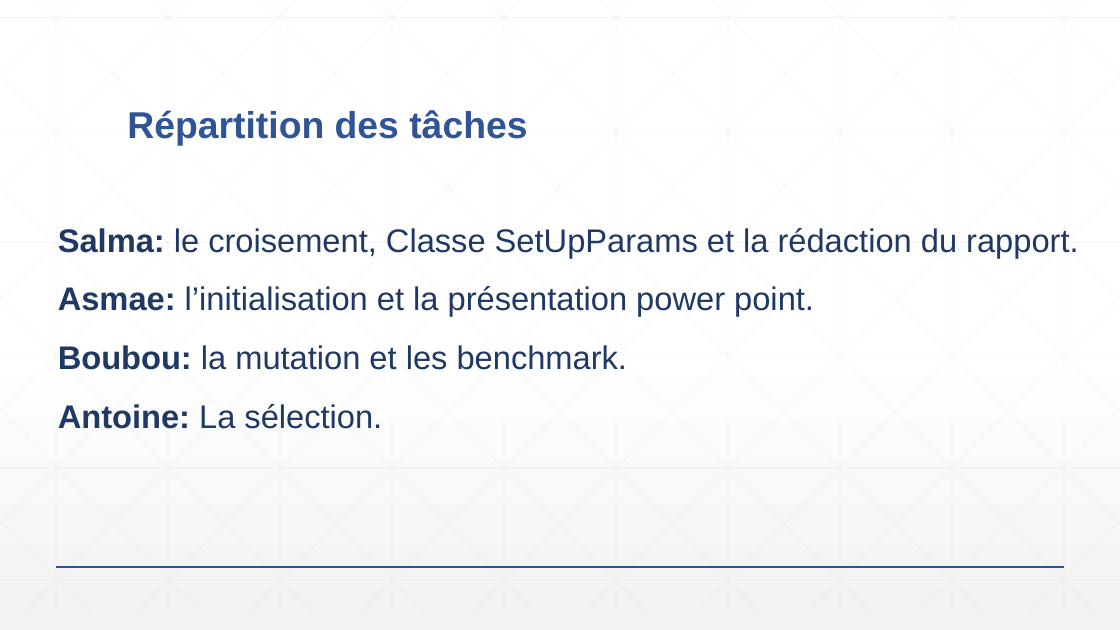
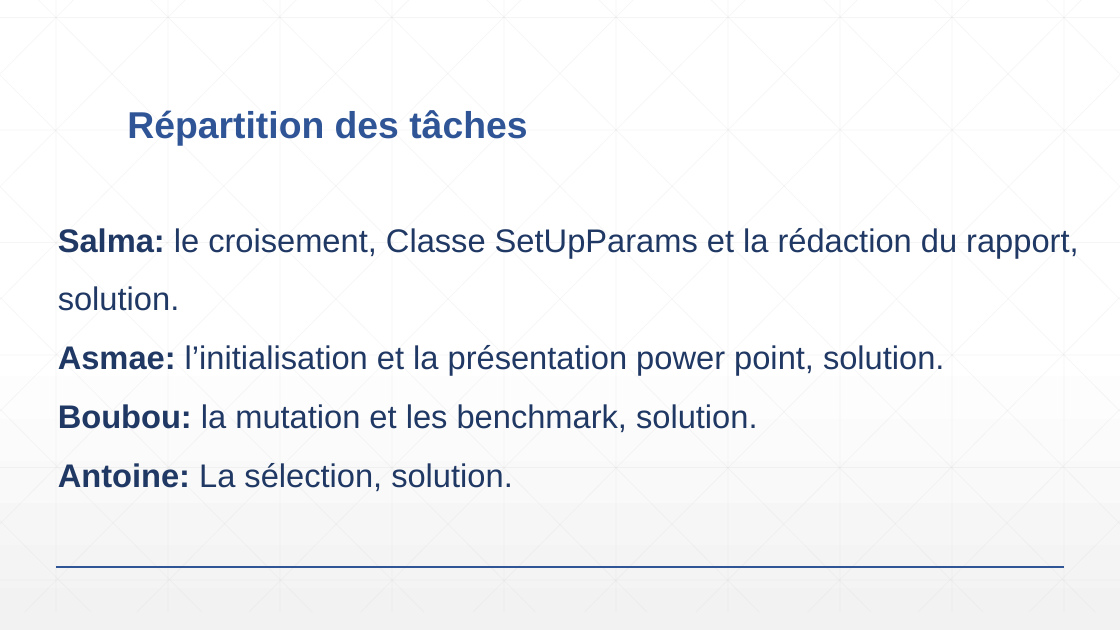
Before and after one commit to SAGNA01/WDEA, a slide deck: slide 5 of WeightedDifferentialEvolutionAlgorithm.pptx. Drawn at 1120x630 pixels with LibreOffice and Linux fonts; fonts in the diff are those of the drawing. Boxes give left, top, right and bottom in pixels: in the first picture for what was removed or moved away, otherwise in the second. Text is boxed around its words. In the diff, an @@ line names an element or a change of style, - is before the commit and + after.

```diff
--- a/WeightedDifferentialEvolutionAlgorithm.pptx
+++ b/WeightedDifferentialEvolutionAlgorithm.pptx
@@ text at box(58, 228, 1078, 491): text changed @@
-Salma: le croisement, Classe SetUpParams et la rédaction du rapport.
-Asmae: l’initialisation et la présentation power point.
-Boubou: la mutation et les benchmark.
-Antoine: La sélection.
+Salma: le croisement, Classe SetUpParams et la rédaction du rapport, solution.
+Asmae: l’initialisation et la présentation power point, solution.
+Boubou: la mutation et les benchmark, solution.
+Antoine: La sélection, solution.
```
Also in this commit, not shown: 1 other slide changed.
